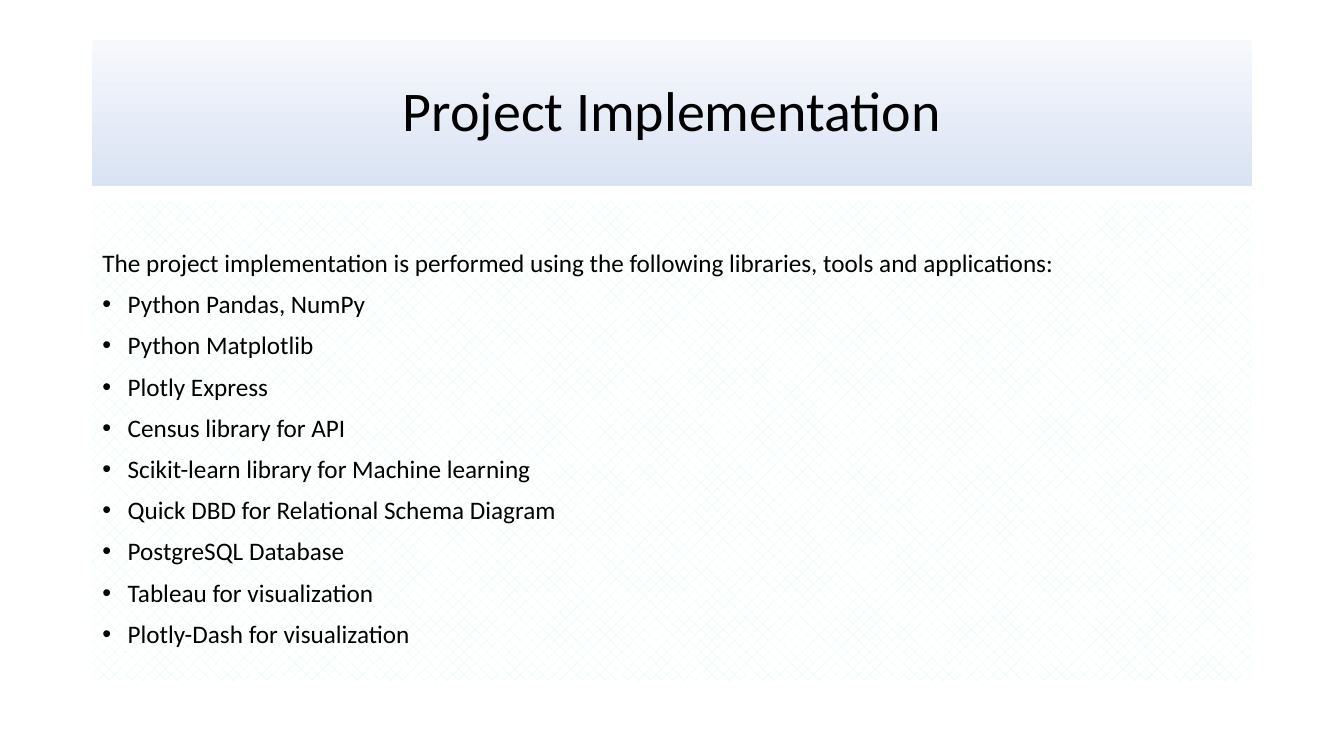
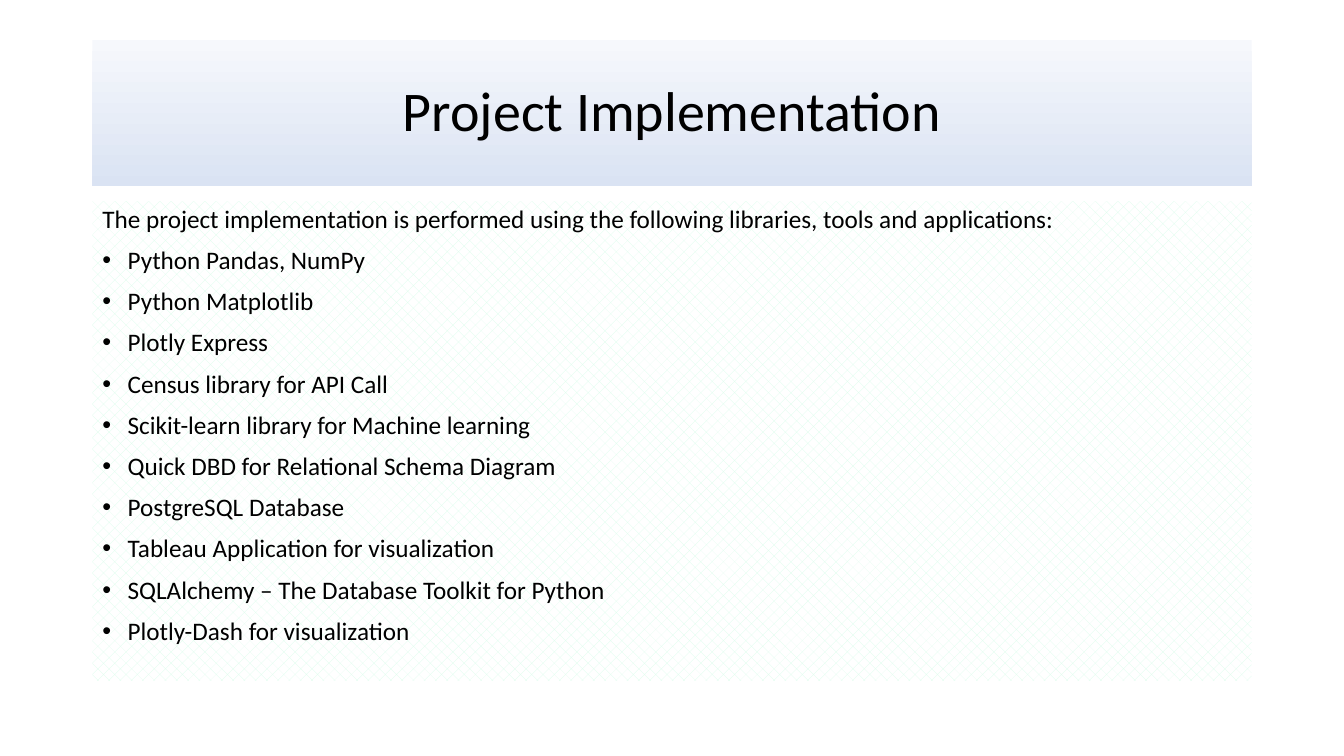
Before and after one commit to uzmabb182/Data602_Assignments, a slide deck: slide 4 of Final_Project_Data_602/Presentation_Data_602.pptx. Drawn at 1344x756 pixels with LibreOffice and Linux fonts; fonts in the diff are those of the drawing. Boxes give left, top, right and bottom in pixels: in the first picture for what was removed or moved away, otherwise in the second. Text is boxed around its words. In the diff, an @@ line names an element or a change of style, - is before the commit and + after.

```diff
--- a/Final_Project_Data_602/Presentation_Data_602.pptx
+++ b/Final_Project_Data_602/Presentation_Data_602.pptx
@@ text at (128,375,388,397): text changed @@
-• Census library for API
+• Census library for API Call
@@ text at (128,539,605,603): text changed @@
-• Tableau for visualization
+• Tableau Application for visualization
+• SQLAlchemy – The Database Toolkit for Python
```
Also in this commit, not shown: 3 other slides changed, 3 slides added, 1 slide removed, 2 other files.
